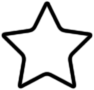
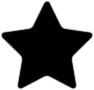
Two versions of the same layered image (94×90). Layer-by-layer changes:
showed "레이어 1" over [left=5, top=5, right=89, bottom=85]
